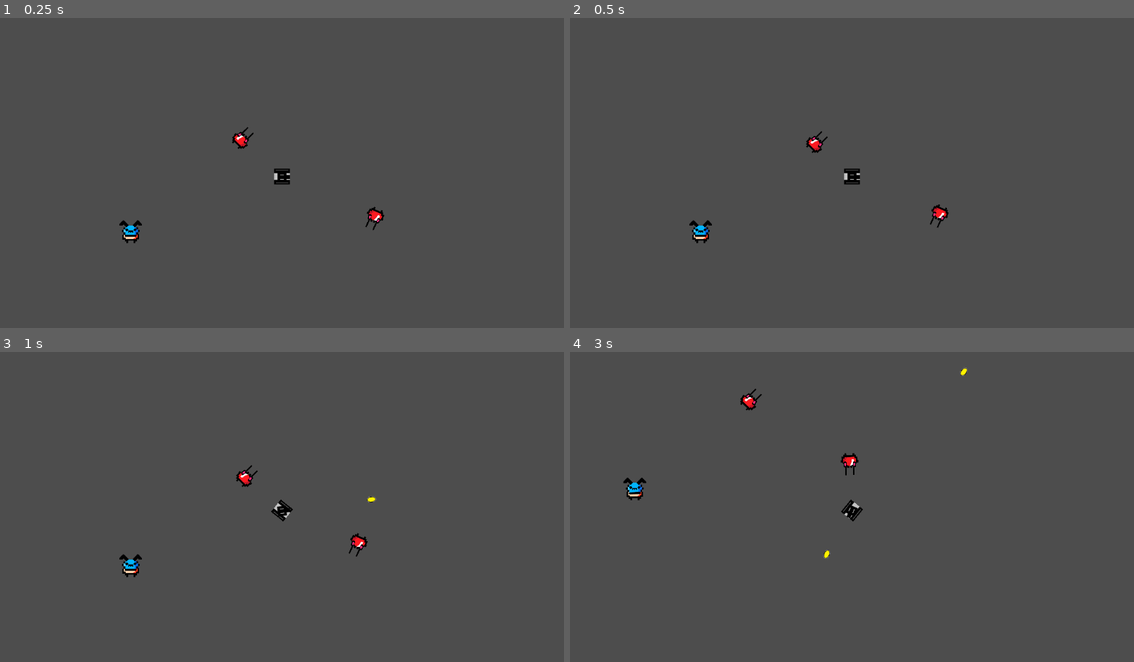
Above: before the commit, frames 1-4 (two rows, left to right).
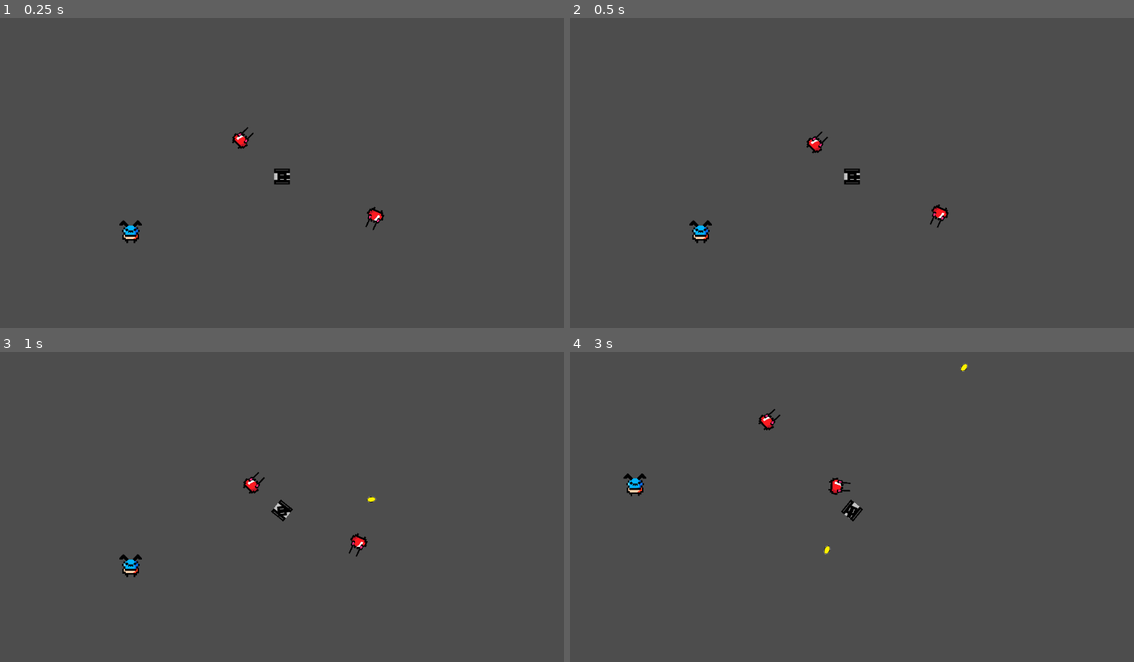
Above: after the commit, the same moments.

Repository: TheCrusty/Biotank-demake
Game: Godot game, scene res://levels/test_level.tscn
Two runs of this game, one before a commit and one after it. Both use one fixed random seed, a clock stepped at 60 frames per second and the inputs below.
Inputs (mouse positions are in pixels of both pictures, inside the frame that each line leads up to):
- Up to frame 1 (0.25 s): no input
- Up to frame 2 (0.5 s): no input
- Up to frame 3 (1 s): move the mouse to (406, 494) at 0.52 s; hold D (Rotate_Right) from 0.53 s (still down); tap Space (Shoot) at 0.6 s
- Up to frame 4 (3 s): move the mouse to (739, 525) at 1.27 s; release D (Rotate_Right) at 1.28 s; hold S (Reverse) 1.28-2.03 s; tap Space (Shoot) at 1.35, 2.1, 2.85 s; move the mouse to (908, 441) at 2.02 s; hold D (Rotate_Right) 2.03-2.78 s; move the mouse to (823, 575) at 2.77 s; hold W (Forward) from 2.78 s (still down)

Frame 1 is identical in both runs. In frame 2, less than 0.1% of the frame differs, in the area x 41-46%, y 36-44%; in frame 3, 0.2%; in frame 4, 0.8%, in the area x 9-71%, y 3-67%.

Commit message:
wip broken

Diff:
--- a/levels/enemy.gd
+++ b/levels/enemy.gd
@@ -4,6 +4,8 @@
 var speed = 50
 
 var target
+
+var attackArea = 80
 
 enum STATES {IDLE, SEEK, ATTACK, DEATH}
 var CURRENT_STATE = STATES.IDLE
@@ -16,7 +18,7 @@
 	if CURRENT_STATE == STATES.SEEK:
 		velocity = position.direction_to(target.position) * speed
 		look_at(target.position)
-		if position.distance_to(target.position) > 100:
+		if position.distance_to(target.position) > attackArea:
 			move_and_slide()
 		else:
 			CURRENT_STATE = STATES.ATTACK
@@ -24,12 +26,16 @@
 func takeDamage(amountDamage):
 	health = health - amountDamage
 	if health <= 0:
-		queue_free()
+		CURRENT_STATE = STATES.DEATH
 
 
 func _on_vision_sphere_area_entered(area):
-	print(area.get_parent().name)
 	if area != null && area.get_parent().name == "Player":
-		print("spotted")
 		target = area.get_parent()
 		CURRENT_STATE = STATES.SEEK
+
+
+
+func _on_vision_sphere_area_exited(area):
+	if area != null && area.get_parent().name == "Player":
+		CURRENT_STATE = STATES.IDLE
--- a/levels/enemy.tscn
+++ b/levels/enemy.tscn
@@ -10,11 +10,13 @@
 radius = 289.111
 
 [node name="Enemy" type="CharacterBody2D"]
+collision_layer = 3
+collision_mask = 3
+input_pickable = true
 script = ExtResource("2_5fy66")
 
 [node name="CollisionShape" type="CollisionShape2D" parent="."]
 position = Vector2(-1, -0.5)
-scale = Vector2(1, 1)
 shape = SubResource("RectangleShape2D_qpv0l")
 
 [node name="VisionSphere" type="Area2D" parent="."]
@@ -28,3 +30,4 @@
 hframes = 4
 
 [connection signal="area_entered" from="VisionSphere" to="." method="_on_vision_sphere_area_entered"]
+[connection signal="area_exited" from="VisionSphere" to="." method="_on_vision_sphere_area_exited"]
--- a/levels/projectile.gd
+++ b/levels/projectile.gd
@@ -10,6 +10,7 @@
 		position += transform.x * speed * delta
 
 func _on_area_entered(area):
+	print("areaFlag")
 	if area.get_parent().has_method("takeDamage"):
 		area.get_parent().takeDamage(damage)
 		exploding = true
